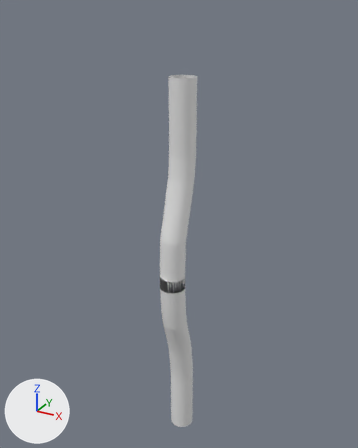
The OBJ model project/resources/Course/Course.obj, before and after one commit.
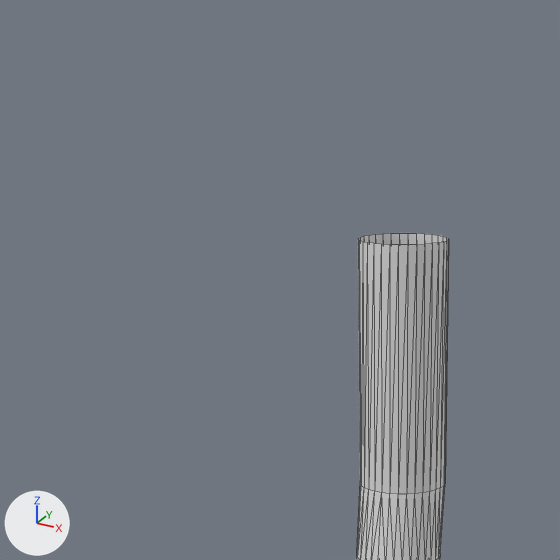
The first picture shows the older version from a 50 mm camera at (1.69, -3.12, 1.02) aimed at (-0.05, 0.03, -0.56). The close-ups show the older and then the newer version on the part from 15% to 65% of the width and 0% to 40% of the height of that picture. Only the edits that show in the close-ups are written down. The axes (+X, +Y, +Z) are drawn at lower left. The lights are the same throughout. The close-ups show mesh edges as thin lines. Where no turn or scale is listed for an object, it has been applied to the vertices.

Objects in the first close-up: '円柱'.
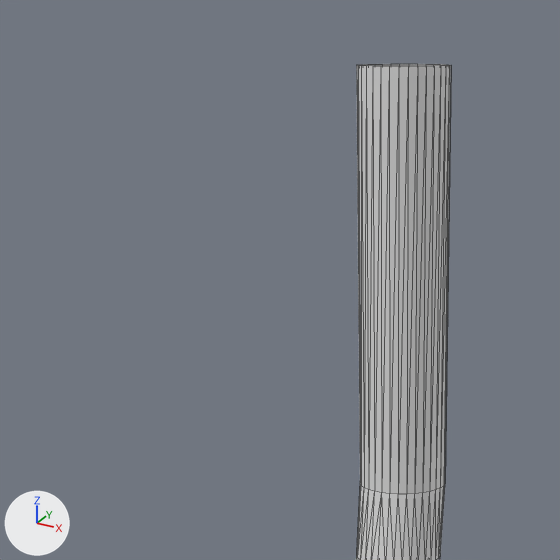
Changed parts and their boxes [x1, y1, x2, y2] in the close-ups (560 x 560 px; the box of a moved part takes in the faces that stretch with it):
'円柱', reshaped: before [356, 233, 449, 560]; after [356, 64, 451, 560]
part 1 of me_円柱, moved or reshaped: before [358, 233, 449, 489]; after [357, 64, 451, 489]

The change, as a list of edits to the scene's bpy script:
```text
Change me_円柱:
    used by ob_円柱; location = (0.0, 0.0, 0.0)
    remove me_円柱.from_pydata(...)  # 480 vertices, 896 faces; spans x -0.1..0.1, y -0.26..0.1, z -2.53..0.58
    add me_円柱.from_pydata(...)  # 480 vertices, 896 faces; spans x -0.1..0.1, y -0.26..0.14, z -2.41..0.93
    me_円柱 part 1: all 32 vertices in x -0.1..0.1, y -0.1..0.1, z 0.58 are moved by (0.0, 0.0, 0.35)
    other edits to the shape of me_円柱 do not show in these pictures
```
